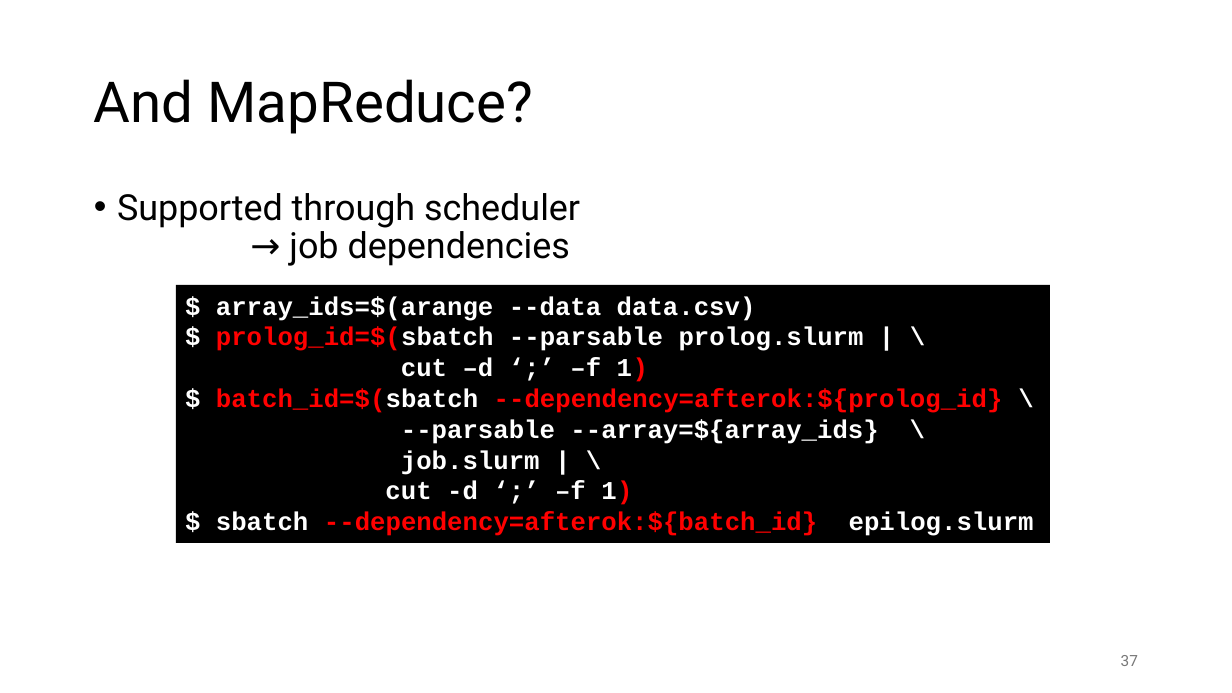
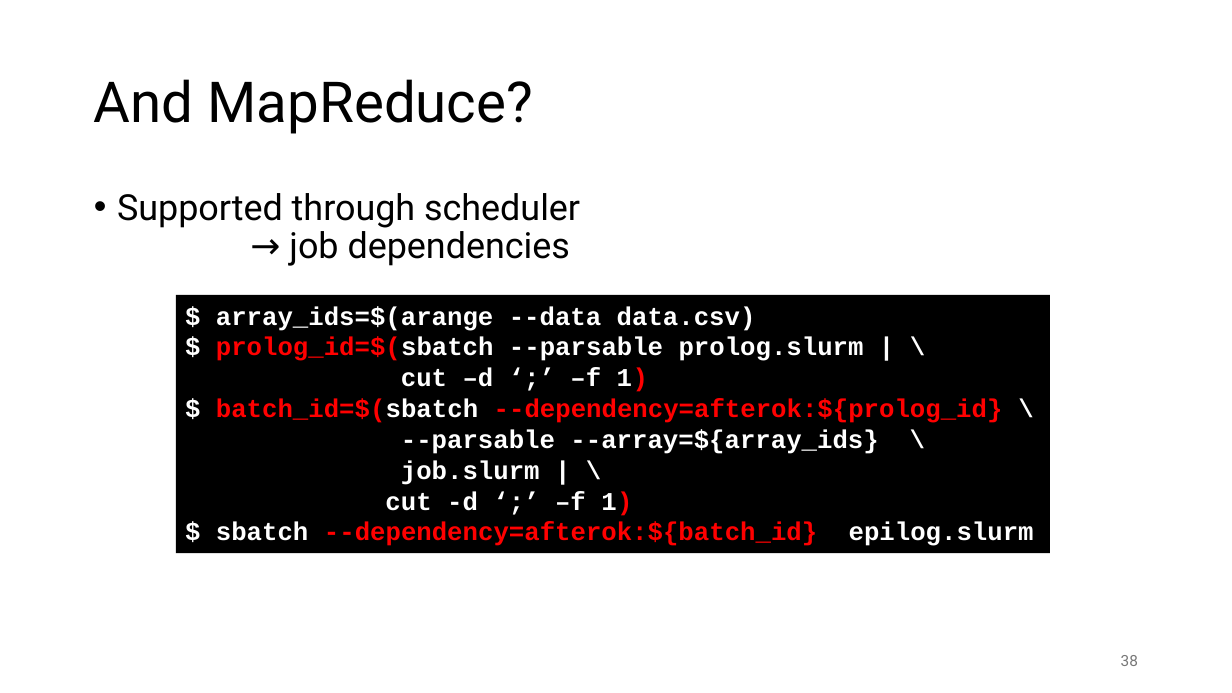
Before and after one commit to gjbex/Workflows-for-HPC, a slide deck: slide 38 of workflow_for_HPC.pptx (slide 37 before the commit). Drawn at 1232x693 pixels with LibreOffice and Linux fonts; fonts in the diff are those of the drawing. Boxes give left, top, right and bottom in pixels: in the first picture for what was removed or moved away, otherwise in the second. Text is boxed around its words. In the diff, an @@ line names an element or a change of style, - is before the commit and + after.

```diff
--- a/workflow_for_HPC.pptx
+++ b/workflow_for_HPC.pptx
@@ rectangle "$ array_ids=$(arange --data data.csv)": place and size @@
-rectangle "$ array_ids=$(arange --data data.csv)" at [176,285,1050,543]
+rectangle "$ array_ids=$(arange --data data.csv)" at [176,295,1050,553]
@@ page number at [1121,655,1138,666]: text changed @@
-37
+38
```
Also in this commit, not shown: 6 other slides changed, 1 slide added.
